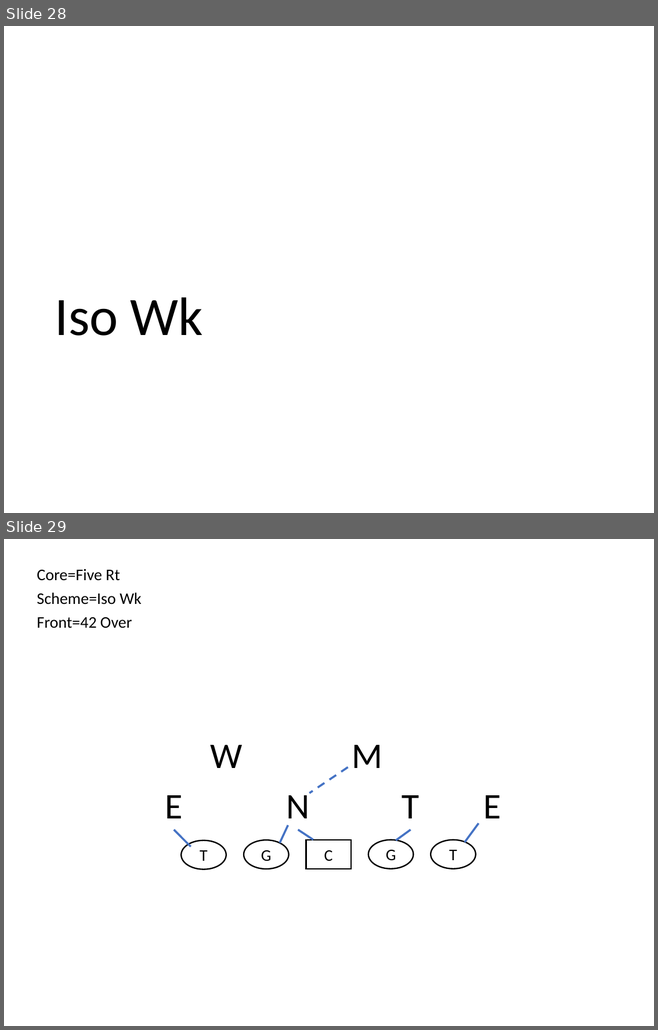
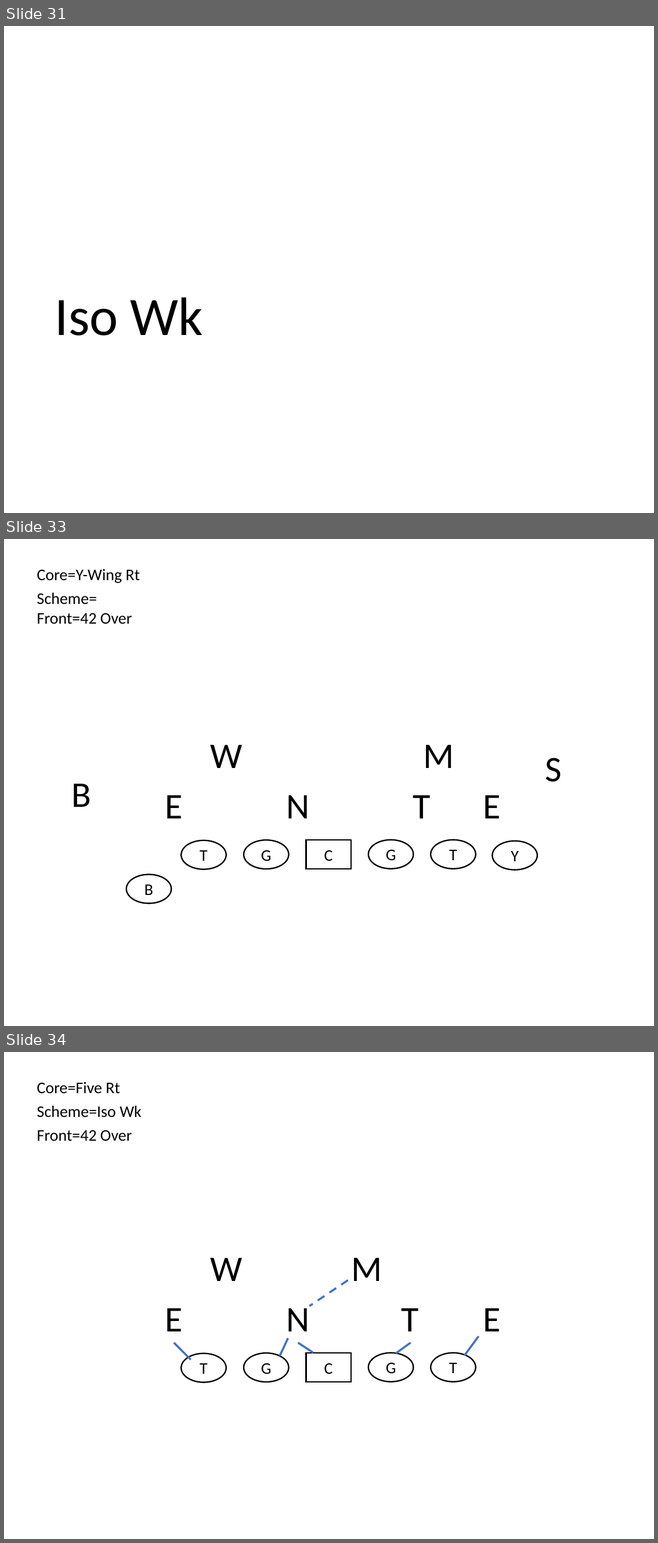
Before and after one commit to Aceplace/VBAScoutCard, a slide deck: CoreTemplates/core_42Over.pptx. Shown one above the other, each under a label of ours: slides 28 and 29 before the commit, slides 31, 33 and 34 after it; the slides between them are not shown. The pictures are 658x1030 and 658x1543 pixels, drawn with LibreOffice and Linux fonts; fonts in the diff are those of the drawing. Boxes give left, top, right and bottom in pixels: in the first picture for what was removed or moved away, otherwise in the second. Text is boxed around its words. In the diff, an @@ line names an element or a change of style, - is before the commit and + after.

```diff
--- a/CoreTemplates/core_42Over.pptx
+++ b/CoreTemplates/core_42Over.pptx
@@ slide 33 added at bbox=[4, 539, 654, 1026], background #FFFFFF @@
@@ text added at bbox=[37, 569, 140, 583], 18 pt, text #000000 @@
+Core=Y-Wing Rt
@@ text added at bbox=[37, 592, 97, 605], 18 pt, text #000000 @@
+Scheme=
@@ text added at bbox=[37, 613, 132, 624], 18 pt, text #000000 @@
+Front=42 Over
@@ text added at bbox=[210, 745, 242, 768], 40 pt, text #000000 @@
+W
@@ text added at bbox=[423, 745, 453, 768], 40 pt, text #000000 @@
+M
@@ text added at bbox=[545, 758, 562, 782], 40 pt, text #000000 @@
+S
@@ text added at bbox=[71, 784, 91, 807], 40 pt, text #000000 @@
+B
@@ text added at bbox=[165, 795, 182, 819], 40 pt, text #000000 @@
+E
@@ text added at bbox=[286, 795, 309, 819], 40 pt, text #000000 @@
+N
@@ text added at bbox=[413, 795, 430, 819], 40 pt, text #000000 @@
+T
@@ text added at bbox=[483, 795, 500, 819], 40 pt, text #000000 @@
+E
@@ ellipse added at bbox=[181, 841, 226, 870], fill #FFFFFF, outline #000000 1.5 pt, 18 pt, text #000000 @@
+T
@@ ellipse added at bbox=[244, 841, 289, 870], fill #FFFFFF, outline #000000 1.5 pt, 18 pt, text #000000 @@
+G
@@ rectangle added at bbox=[306, 841, 351, 870], fill #FFFFFF, outline #000000 1.5 pt, 18 pt, text #000000 @@
+C
@@ ellipse added at bbox=[368, 840, 413, 869], fill #FFFFFF, outline #000000 1.5 pt, 18 pt, text #000000 @@
+G
@@ ellipse added at bbox=[430, 840, 475, 869], fill #FFFFFF, outline #000000 1.5 pt, 18 pt, text #000000 @@
+T
@@ ellipse added at bbox=[492, 841, 536, 870], fill #FFFFFF, outline #000000 1.5 pt, 18 pt, text #000000 @@
+Y
@@ ellipse added at bbox=[126, 875, 171, 904], fill #FFFFFF, outline #000000 1.5 pt, 18 pt, text #000000 @@
+B
@@ what was slide 28 is now slide 31 @@
@@ what was slide 29 is now slide 34 @@
```
Also in this commit, not shown: 1 slide changed, 6 other slides added, 11 other files.
